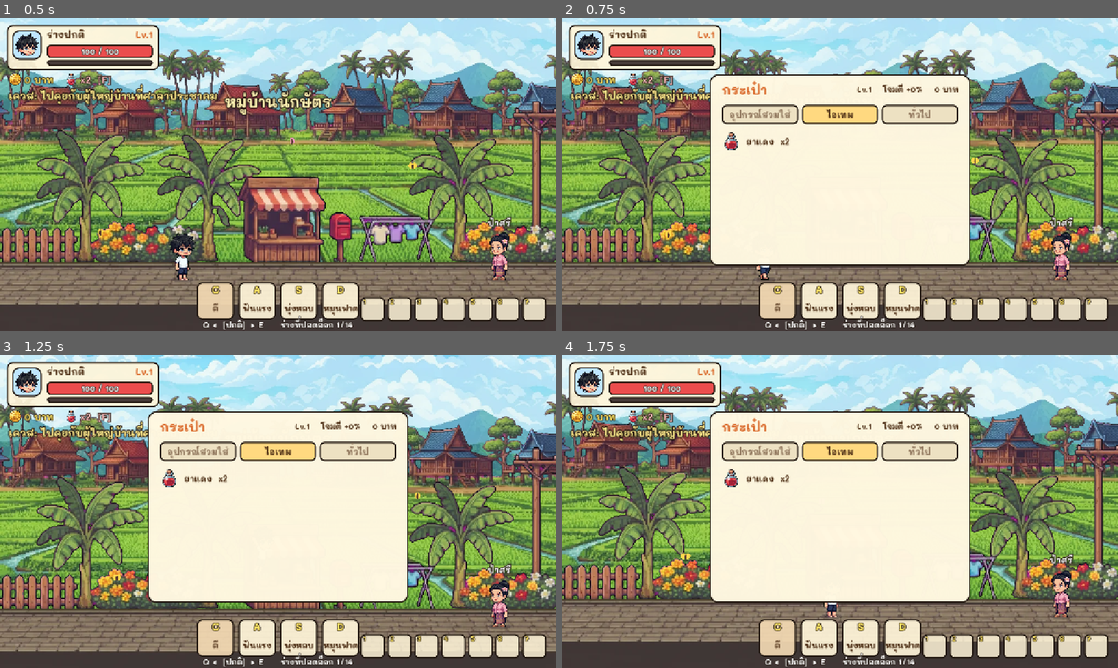
Above: before the commit, frames 1-4 (two rows, left to right).
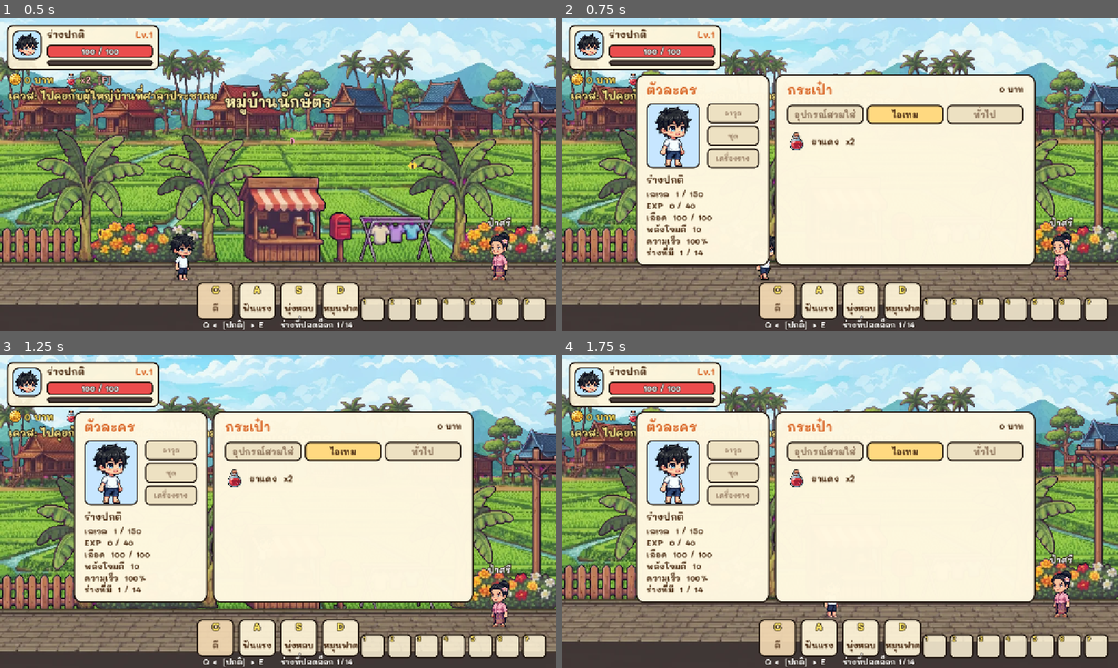
Above: after the commit, the same moments.

Repository: mozila023/naksat-saga
Game: Godot game, scene res://main.tscn
Same seed, same stepped clock (60 frames per second), same inputs: the game is played once before the commit and once after it.
Inputs (mouse positions are in pixels of both pictures, inside the frame that each line leads up to):
- Up to frame 1 (0.5 s): no input
- Up to frame 2 (0.75 s): tap Enter at 0.5 s; move the mouse to (962, 158) at 0.52 s; hold Right (move_right) from 0.53 s (still down); tap I (bag) at 0.6 s; click (962, 158) at 0.67 s
- Up to frame 3 (1.25 s): keep holding Right (move_right); tap Space (jump) at 0.77, 1.07 s
- Up to frame 4 (1.75 s): release Right (move_right) at 1.25 s; drag from (728, 527) to (812, 574) at 1.27 s

Frame 1 is identical in both runs. In frame 2, 21% of the frame differs, in the area x 13-86%, y 18-80%; in frame 3, 21%; in frame 4, 21%.

Commit message:
Character window opens together with the bag
Co-Authored-By: Claude Fable 5.2 <noreply@anthropic.com>
Claude-Session: https://claude.ai/code/session_01J9NCfWgs9eBq1qjdwjHxHL

Diff:
--- a/ui/hud/hud.gd
+++ b/ui/hud/hud.gd
@@ -19,6 +19,10 @@
 var _bag_stats: Label
 var _hot_slots: Array = []
 var _bag_tab := "item"
+var _char: Panel
+var _char_pic: TextureRect
+var _char_name: Label
+var _char_stats: Label
 var _tab_buttons := {}
 var _quest_label: Label
 var _forms_label: Label
@@ -51,6 +55,7 @@
 	if DisplayServer.is_touchscreen_available():
 		_build_touch()
 
+	_build_char()
 	_build_bag()
 	_build_hotbar()
 	Game.stats_changed.connect(_refresh_stats)
@@ -284,7 +289,7 @@
 	_bag = Panel.new()
 	_bag.add_theme_stylebox_override("panel", _box(Color(1.0, 0.97, 0.88, 0.98), 18))
 	_bag.set_anchors_preset(Control.PRESET_CENTER)
-	_bag.position = Vector2(-300, -230)
+	_bag.position = Vector2(-150, -230)
 	_bag.size = Vector2(600, 440)
 	_bag.visible = false
 	_root.add_child(_bag)
@@ -320,14 +325,77 @@
 	_fill_bag()
 
 
+# ---------- หน้าต่างตัวละคร (เปิดพร้อมกระเป๋า) ----------
+
+func _build_char() -> void:
+	_char = Panel.new()
+	_char.add_theme_stylebox_override("panel", _box(Color(1.0, 0.97, 0.88, 0.98), 18))
+	_char.set_anchors_preset(Control.PRESET_CENTER)
+	_char.position = Vector2(-470, -230)
+	_char.size = Vector2(308, 440)
+	_char.visible = false
+	_root.add_child(_char)
+	var title := _label("ตัวละคร", 30, Color(0.85, 0.4, 0.15), 0)
+	title.position = Vector2(24, 14)
+	_char.add_child(title)
+	# รูปตัวละครร่างปัจจุบัน
+	var frame := Panel.new()
+	frame.add_theme_stylebox_override("panel", _box(Color(0.78, 0.9, 1.0), 14))
+	frame.position = Vector2(24, 66)
+	frame.size = Vector2(124, 150)
+	frame.mouse_filter = Control.MOUSE_FILTER_IGNORE
+	_char.add_child(frame)
+	_char_pic = TextureRect.new()
+	_char_pic.position = Vector2(4, 6)
+	_char_pic.size = Vector2(116, 140)
+	_char_pic.expand_mode = TextureRect.EXPAND_IGNORE_SIZE
+	_char_pic.stretch_mode = TextureRect.STRETCH_KEEP_ASPECT_CENTERED
+	_char_pic.mouse_filter = Control.MOUSE_FILTER_IGNORE
+	frame.add_child(_char_pic)
+	# ช่องอุปกรณ์สวมใส่ (ยังว่าง)
+	var names := ["อาวุธ", "ชุด", "เครื่องราง"]
+	for i in names.size():
+		var slot := Panel.new()
+		slot.add_theme_stylebox_override("panel", _box(Color(0.93, 0.88, 0.76), 10))
+		slot.position = Vector2(164, 66 + i * 52)
+		slot.size = Vector2(120, 46)
+		slot.mouse_filter = Control.MOUSE_FILTER_IGNORE
+		_char.add_child(slot)
+		var l := _label(names[i], 16, Color(0.6, 0.5, 0.4), 0)
+		l.size = Vector2(120, 46)
+		l.horizontal_alignment = HORIZONTAL_ALIGNMENT_CENTER
+		l.vertical_alignment = VERTICAL_ALIGNMENT_CENTER
+		slot.add_child(l)
+	_char_name = _label("", 22, Color(0.3, 0.18, 0.08), 0)
+	_char_name.position = Vector2(24, 226)
+	_char.add_child(_char_name)
+	_char_stats = _label("", 19, Color(0.3, 0.18, 0.08), 0)
+	_char_stats.position = Vector2(24, 262)
+	_char_stats.add_theme_constant_override("line_spacing", 2)
+	_char.add_child(_char_stats)
+
+
+func _fill_char() -> void:
+	var form := Game.current_form()
+	var path: String = form["outfit"].get("sprite", "")
+	_char_pic.texture = load(path) if path != "" and ResourceLoader.exists(path) else null
+	_char_name.text = form["name"]
+	var total_atk := Game.atk_mult() * float(form["atk"])
+	_char_stats.text = "เลเวล  %d / %d\nEXP  %d / %d\nเลือด  %d / %d\nพลังโจมตี  %d\nความเร็ว  %d%%\nร่างที่มี  %d / 14" % [
+		Game.level, Game.MAX_LEVEL, Game.exp, Game.exp_needed(), ceili(Game.hp), int(Game.max_hp),
+		int(round(Player.BASE_ATK * total_atk)), int(round(float(form["speed"]) * 100.0)), Game.unlocked.size()]
+
+
 func toggle_bag() -> void:
 	_bag.visible = not _bag.visible
+	_char.visible = _bag.visible
 	if _bag.visible:
 		_fill_bag()
 
 
 func _fill_bag() -> void:
-	_bag_stats.text = "Lv.%d    โจมตี +%d%%    %d บาท" % [Game.level, int(round((Game.atk_mult() - 1.0) * 100.0)), Game.money]
+	_bag_stats.text = "%d บาท" % Game.money
+	_fill_char()
 	for tab in _tab_buttons:
 		var on: bool = tab == _bag_tab
 		var btn: Button = _tab_buttons[tab]
@@ -360,6 +428,8 @@
 
 
 func _refresh_hp() -> void:
+	if _char and _char.visible:
+		_fill_char()
 	_hp_bar.max_value = Game.max_hp
 	_hp_bar.value = Game.hp
 	_hp_label.text = "%d / %d" % [ceili(Game.hp), int(Game.max_hp)]
@@ -380,6 +450,8 @@
 		_form_icon.texture = null
 		_form_swatch.add_theme_stylebox_override("panel", _box(form["outfit"]["shirt"], 34))
 	_form_label.text = form["name"]
+	if _char and _char.visible:
+		_fill_char()
 	for i in 3:
 		_slots[i + 1]["name"].text = form["skills"][i]["name"]
 	var names: Array = []
